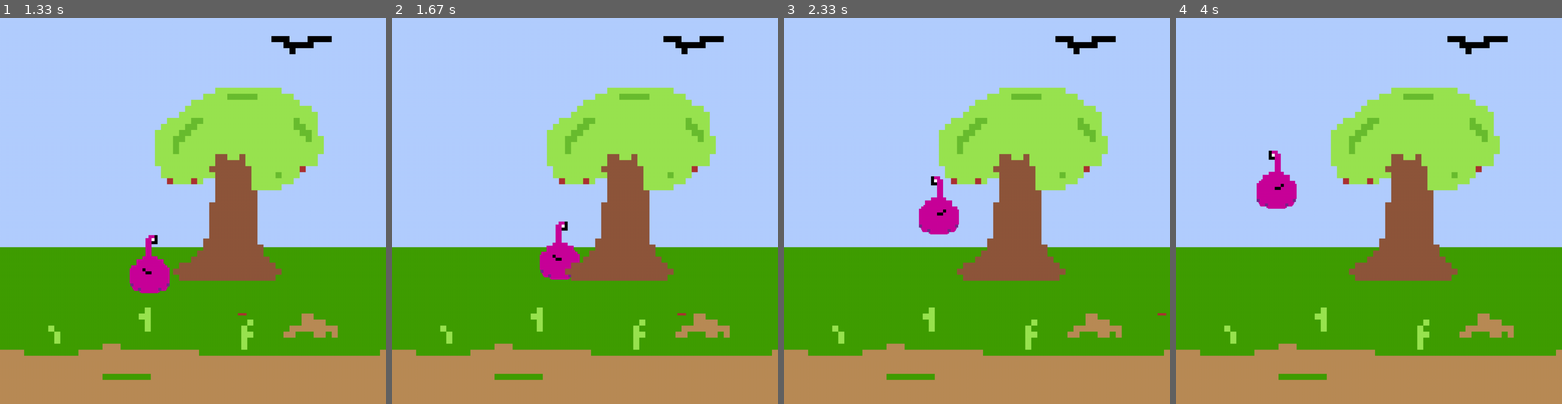
Above: before the commit, frames 1-4 (left to right).
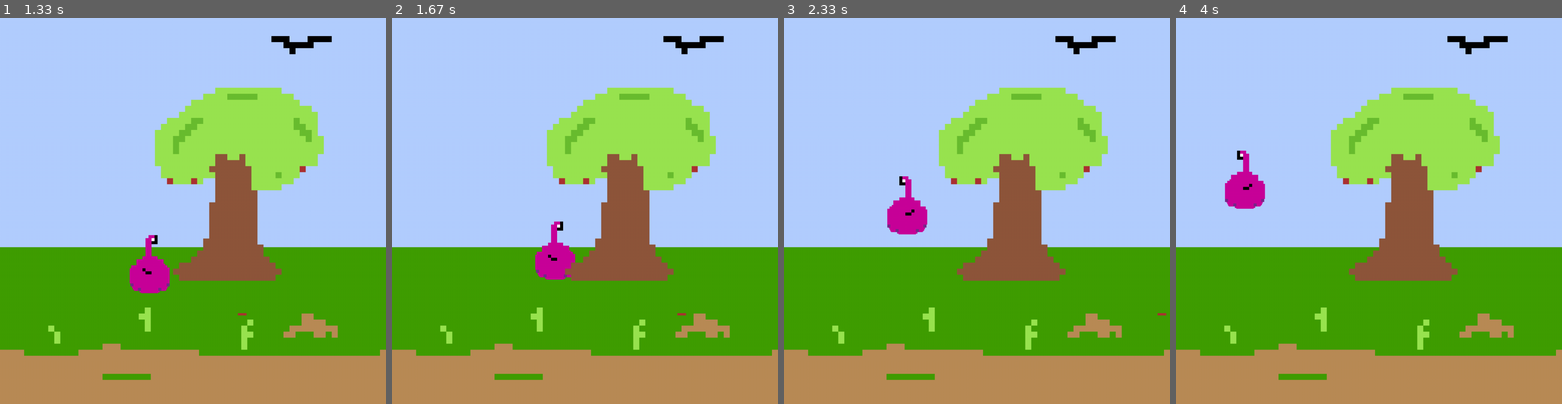
Above: after the commit, the same moments.

Repository: circles927/Spelletje-pygame
Game: pygame game, started from mainGame.py
The game is run twice, just before and just after one commit, with the same random seed, the same clock (stepped at 60 frames per second) and the same inputs.
Inputs (mouse positions are in pixels of both pictures, inside the frame that each line leads up to):
- Up to frame 1 (1.33 s): click (193, 211) at 0.4 s; hold D 0.67-1.13 s; tap Space at 0.73, 1.03, 1.23 s; hold W from 1.17 s (still down)
- Up to frame 2 (1.67 s): release W at 1.47 s; hold D from 1.5 s (still down); tap Space at 1.57 s
- Up to frame 3 (2.33 s): tap Space at 1.87, 2.07 s; release D at 1.97 s; hold A from 2 s (still down)
- Up to frame 4 (4 s): tap Space at 2.37, 2.63, 3.3, 3.73 s; release A at 2.53 s; hold S 2.57-2.87 s; click (1249, 153) at 2.97 s; hold A 3.23-3.63 s; hold W from 3.67 s (still down)

Frame 1 is identical in both runs. In frame 2, 0.4% of the frame differs, in the area x 37-49%, y 52-68%; in frame 3, 1.7%; in frame 4, 1.7%, in the area x 12-32%, y 34-50%.

Commit message:
changed collisions to all displayed "sprites" (trees, stone, bush etc)

Diff:
--- a/mainGame.py
+++ b/mainGame.py
@@ -1,5 +1,6 @@
 import pygame
 import json
+import math
 # import time
 
 class SpriteSheet:
@@ -65,9 +66,6 @@
     jump = "none"
     fired = "none"
     laserDirection = "none"
-    # Try to implement directly instead of with seperate variables:
-    # slowmo = False
-    # obstructed = False
 
     backgroundAnchorX = 0
 
@@ -160,12 +158,33 @@
 
         alienRect = pygame.Rect(posX + 80, posY + 168, 119, 47)
         stoneRect = pygame.Rect(stoneLoc[0] + backgroundAnchorX + 46, stoneLoc[1] + 36, 128, 87)
+        treeOneRect = pygame.Rect(treeOneLoc[0] + backgroundAnchorX + 160, treeOneLoc[1] + 533, 256, 63)
+        treeTwoRect = pygame.Rect(treeTwoLoc[0] + backgroundAnchorX + 132, treeTwoLoc[1] + 472, 237, 48)
+        shrubberyRect = pygame.Rect(shrubbLoc[0] + backgroundAnchorX + 58, shrubbLoc[1] + 104, 384, 159)
 
         if alienRect.colliderect(stoneRect):
             print("Collision detected!")
             posX = originalCoordinates[0]
             posY = originalCoordinates[1]
             backgroundAnchorX = lastBackgrOffset
+        if alienRect.colliderect(treeOneRect):
+            print("Collision detected!")
+            posX = originalCoordinates[0]
+            posY = originalCoordinates[1]
+            backgroundAnchorX = lastBackgrOffset
+        if alienRect.colliderect(treeTwoRect):
+            print("Collision detected!")
+            posX = originalCoordinates[0]
+            posY = originalCoordinates[1]
+            backgroundAnchorX = lastBackgrOffset
+        if alienRect.colliderect(shrubberyRect):
+            print("Collision detected!")
+            slowPosX = math.floor((posX - originalCoordinates[0]) / 2)
+            slowPosY = math.floor((posY - originalCoordinates[1]) / 2)
+            slowBackground = math.floor((backgroundAnchorX - lastBackgrOffset) / 2)
+            posX -= slowPosX
+            posY -= slowPosY
+            backgroundAnchorX -= slowBackground
 
         screen.blit(backgroundImage, (backgroundAnchorX, 0))
 
Binary file changed: images/new graphics/shrubbery-new.png
Not shown, changed: reference material/coördinates body and objects
